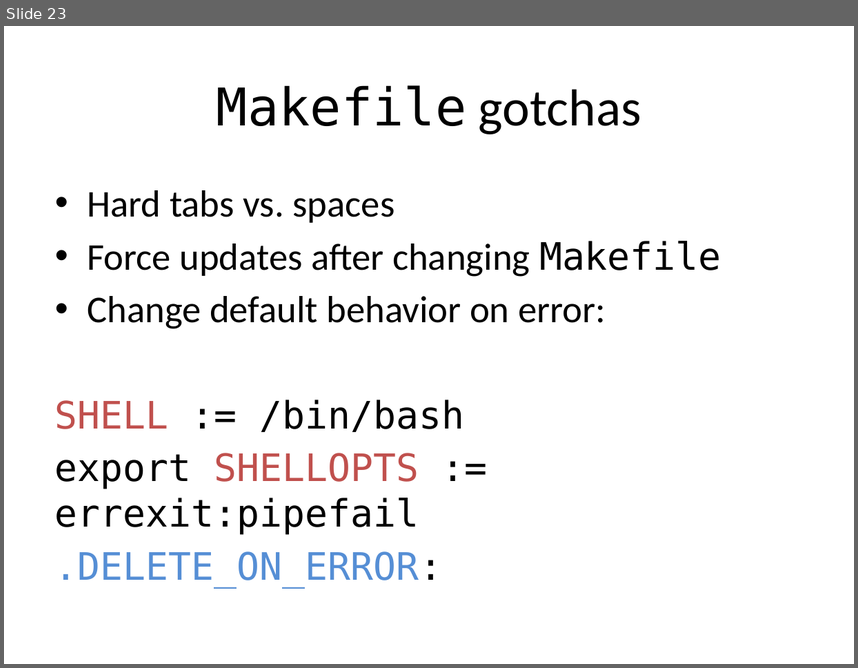
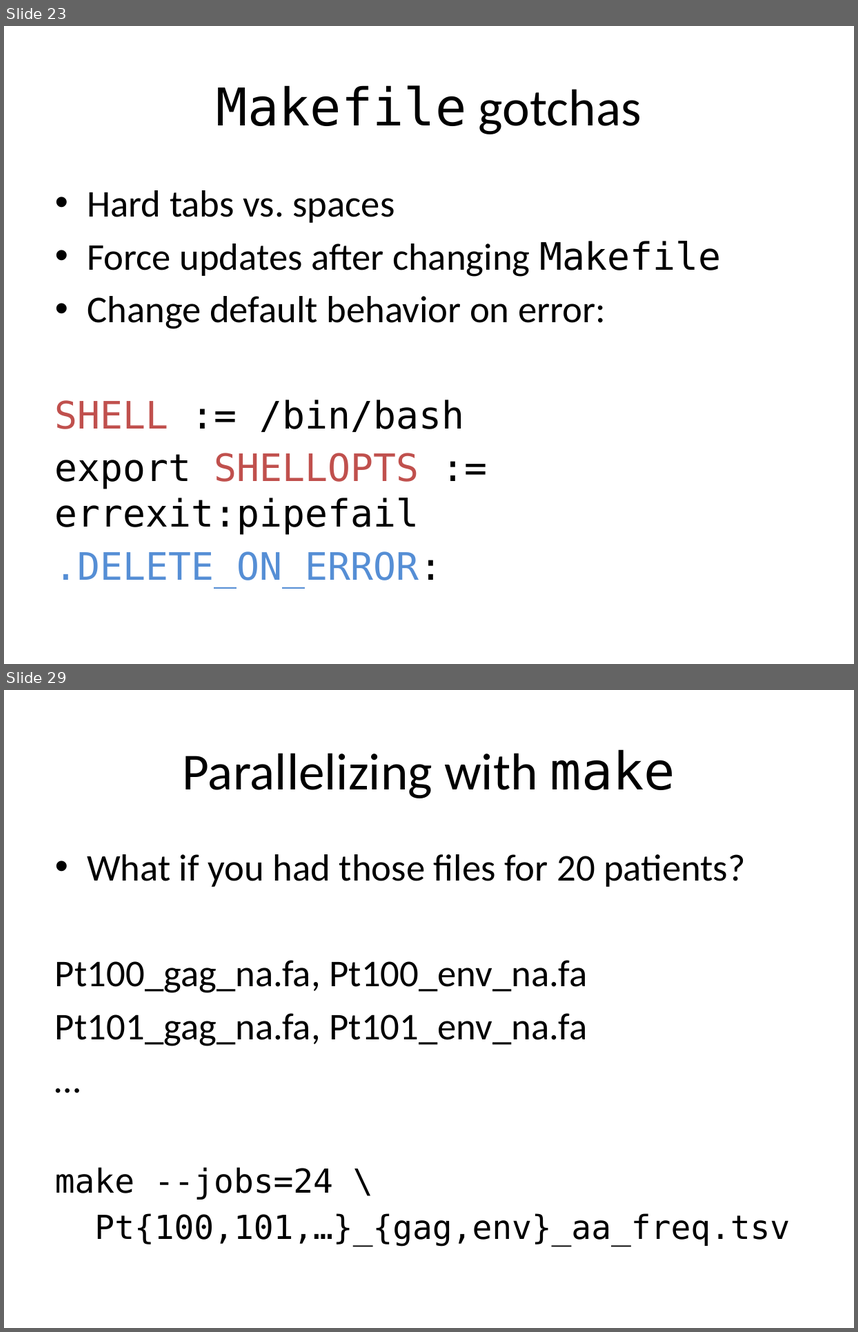
Before and after one commit to tsibley/Workflows-and-Parallel-Processing, a slide deck: CBG-2014-05-06.pptx. Shown one above the other, each under a label of ours: slide 23 before the commit, slides 23 and 29 after it; the slides between them are not shown. The pictures are 858x668 and 858x1332 pixels, drawn with LibreOffice and Linux fonts; fonts in the diff are those of the drawing. Boxes give left, top, right and bottom in pixels: in the first picture for what was removed or moved away, otherwise in the second. Text is boxed around its words. In the diff, an @@ line names an element or a change of style, - is before the commit and + after.

```diff
--- a/CBG-2014-05-06.pptx
+++ b/CBG-2014-05-06.pptx
@@ slide 29 added at (4, 690, 854, 1328), background #FFFFFF @@
@@ title added at (183, 749, 675, 798), 44 pt, text #000000 @@
+Parallelizing with make
@@ text added at (55, 854, 790, 1246), 32 pt, text #000000 @@
+• What if you had those files for 20 patients?
+Pt100_gag_na.fa, Pt100_env_na.fa
+Pt101_gag_na.fa, Pt101_env_na.fa
+…
+make --jobs=24 \
+Pt{100,101,…}_{gag,env}_aa_freq.tsv
```
Also in this commit, not shown: 3 slides changed, 14 other slides added, 1 slide removed.
